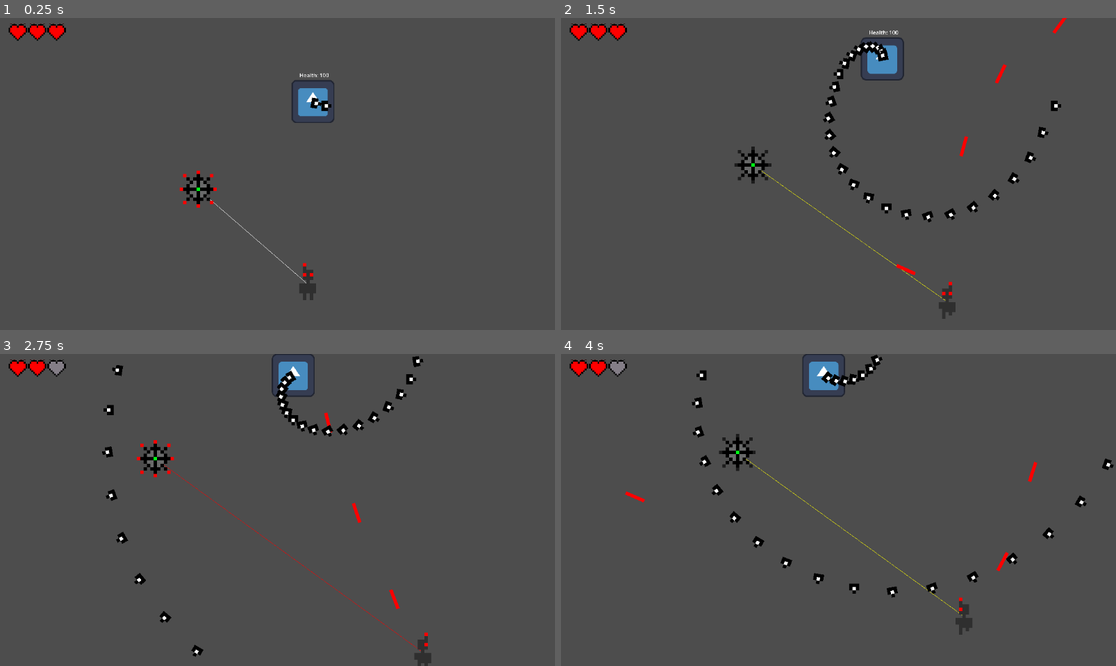
Above: before the commit, frames 1-4 (two rows, left to right).
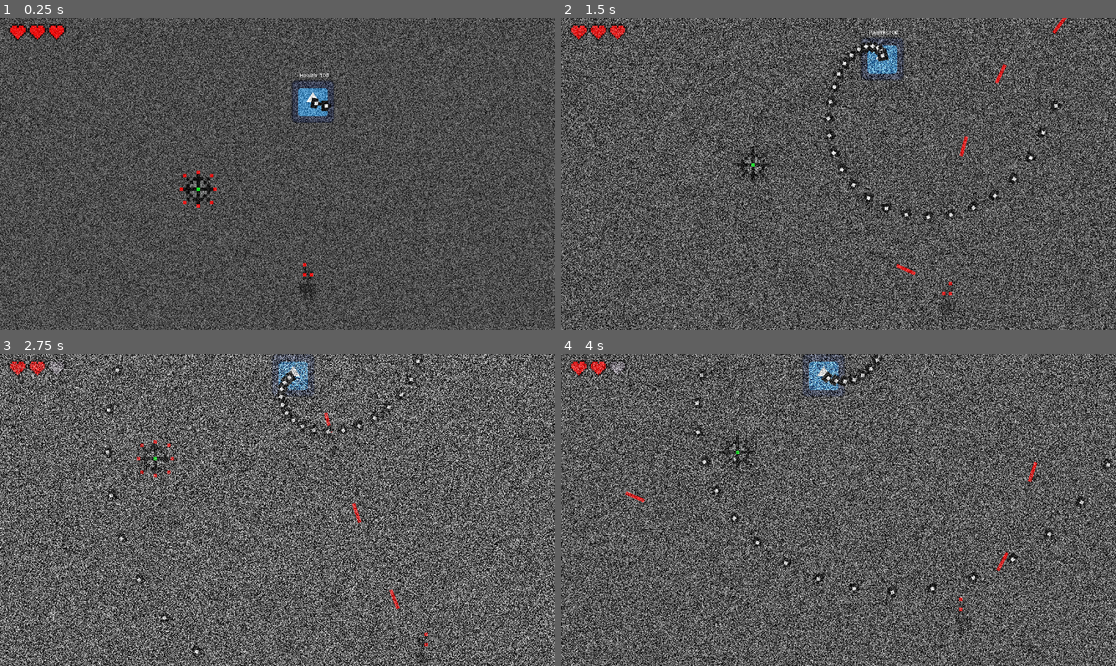
Above: after the commit, the same moments.

Repository: AJISGit/Ludum-Dare-59-Game
Game: Godot game, scene res://assets/scenes/game.tscn
Same seed, same stepped clock (60 frames per second), same inputs: the game is played once before the commit and once after it. The engine's default icon, where the game draws it, is replaced by a stand-in: a white triangle on a blue panel in a dark square.
Inputs (mouse positions are in pixels of both pictures, inside the frame that each line leads up to):
- Up to frame 1 (0.25 s): no input
- Up to frame 2 (1.5 s): move the mouse to (960, 158) at 0.52 s; press the mouse at (960, 158) at 0.53 s; hold D (WalkRight) 0.53-1.28 s; move the mouse to (727, 189) at 1.27 s; release the mouse at (727, 189) at 1.28 s; hold S (WalkDown) from 1.28 s (still down); click (727, 189) at 1.35 s
- Up to frame 3 (2.75 s): move the mouse to (333, 441) at 2.02 s; release S (WalkDown) at 2.03 s; press the mouse at (333, 441) at 2.03 s; hold D (WalkRight) from 2.03 s (still down)
- Up to frame 4 (4 s): move the mouse to (810, 572) at 2.77 s; release D (WalkRight) at 2.78 s; release the mouse at (810, 572) at 2.78 s; hold W (WalkUp) 2.78-3.53 s; click (810, 572) at 2.85 s; move the mouse to (1005, 556) at 3.52 s; press the mouse at (1005, 556) at 3.53 s; hold A (WalkLeft) from 3.53 s (still down)

The runs differ from the first frame. In frame 1, 50% of the frame differs, in the area x 0-100%, y 0-100%; in frame 2, 65%; in frame 3, 73%; in frame 4, 70%.

Commit message:
Change the line to static.

Diff:
--- a/assets/scenes/game.tscn
+++ b/assets/scenes/game.tscn
@@ -6,6 +6,7 @@
 [ext_resource type="Script" uid="uid://gx8nwdtow5ab" path="res://assets/scripts/enemy.gd" id="5_5aext"]
 [ext_resource type="Texture2D" uid="uid://b7ggahliwfn30" path="res://assets/sprites/spritesheet.png" id="5_j62u1"]
 [ext_resource type="Script" uid="uid://c0ppcyvuimj81" path="res://assets/scripts/controller.gd" id="6_5aext"]
+[ext_resource type="Shader" uid="uid://pssc32lcryy0" path="res://assets/shaders/static.gdshader" id="7_3w2km"]
 
 [sub_resource type="AtlasTexture" id="AtlasTexture_5jdip"]
 atlas = ExtResource("5_j62u1")
@@ -243,6 +244,10 @@
 }]
 
 [sub_resource type="WorldBoundaryShape2D" id="WorldBoundaryShape2D_5aext"]
+
+[sub_resource type="ShaderMaterial" id="ShaderMaterial_3w2km"]
+shader = ExtResource("7_3w2km")
+shader_parameter/noise_intensity = 0.0
 
 [node name="Game" type="Node2D" unique_id=1670098701]
 
@@ -377,3 +382,12 @@
 z_index = 4096
 position = Vector2(-77, -42)
 scale = Vector2(0.5, 0.5)
+
+[node name="Static" type="Sprite2D" parent="." unique_id=958981988]
+unique_name_in_owner = true
+z_index = 4096
+material = SubResource("ShaderMaterial_3w2km")
+scale = Vector2(500, 500)
+texture = ExtResource("5_j62u1")
+region_enabled = true
+region_rect = Rect2(49.162178, 27.249664, 0.5423317, 0.44189835)
--- a/assets/scripts/player.gd
+++ b/assets/scripts/player.gd
@@ -63,7 +63,8 @@
 	if health > max_health: health = max_health
 	if health < 0: health = 0
 
-	if health <= 0: get_tree().paused = true
+	if health <= 0:
+		get_tree().paused = true
 
 	health_bar.update_icons(health, max_health)
 
@@ -80,6 +81,7 @@
 
 
 	if distance > max_distance:
+		%Static.get_material().set_shader_parameter("noise_intensity", 1.0)
 		state = player_state.frozen
 	else:
 		state = player_state.idle
@@ -140,7 +142,10 @@
 
 
 	move_and_slide()
-	queue_redraw()
+
+	if (state != player_state.frozen):
+		%Static.get_material().set_shader_parameter("noise_intensity", distance / 125.0)
+
 
 
 
@@ -187,31 +192,3 @@
 	elif direction == player_direction.left:
 		sprite.flip_h = false
 		sprite.play("IdleSide")
-
-
-
-
-func _draw() -> void:
-
-	var distance: float = position.distance_to(%Controller.position)
-
-	var from: Vector2 = global_position
-	var to: Vector2 = %Controller.global_position - global_position
-	from = from.normalized()
-	to = to.normalized() * distance
-
-	var color: Color
-
-
-
-	if distance >= max_distance / 1.2:
-		color = Color8(255, 0, 0)
-	elif distance >= max_distance / 2:
-		color = Color8(255, 255, 0)
-	else:
-		color = Color8(255, 255, 255)
-
-
-
-
-	draw_line(from, to, color, 0.1, false)
--- /dev/null
+++ b/assets/shaders/static.gdshader
@@ -0,0 +1,20 @@
+shader_type canvas_item;
+
+uniform sampler2D SCREEN_TEXTURE : hint_screen_texture;
+uniform float noise_intensity : hint_range(0.0, 1.0) = 0.05;
+
+float random(vec2 uv) {
+    return fract(sin(dot(uv, vec2(12.9898, 78.233))) * 43758.5453);
+}
+
+void fragment() {
+    vec2 uv = SCREEN_UV;
+    vec4 color = texture(SCREEN_TEXTURE, uv);
+
+    float noise = random(uv + TIME) * 2.0 - 1.0;
+
+    color.rgb += noise * noise_intensity;
+
+    COLOR = color;
+
+}
Not shown, added: assets/shaders/static.gdshader.uid
